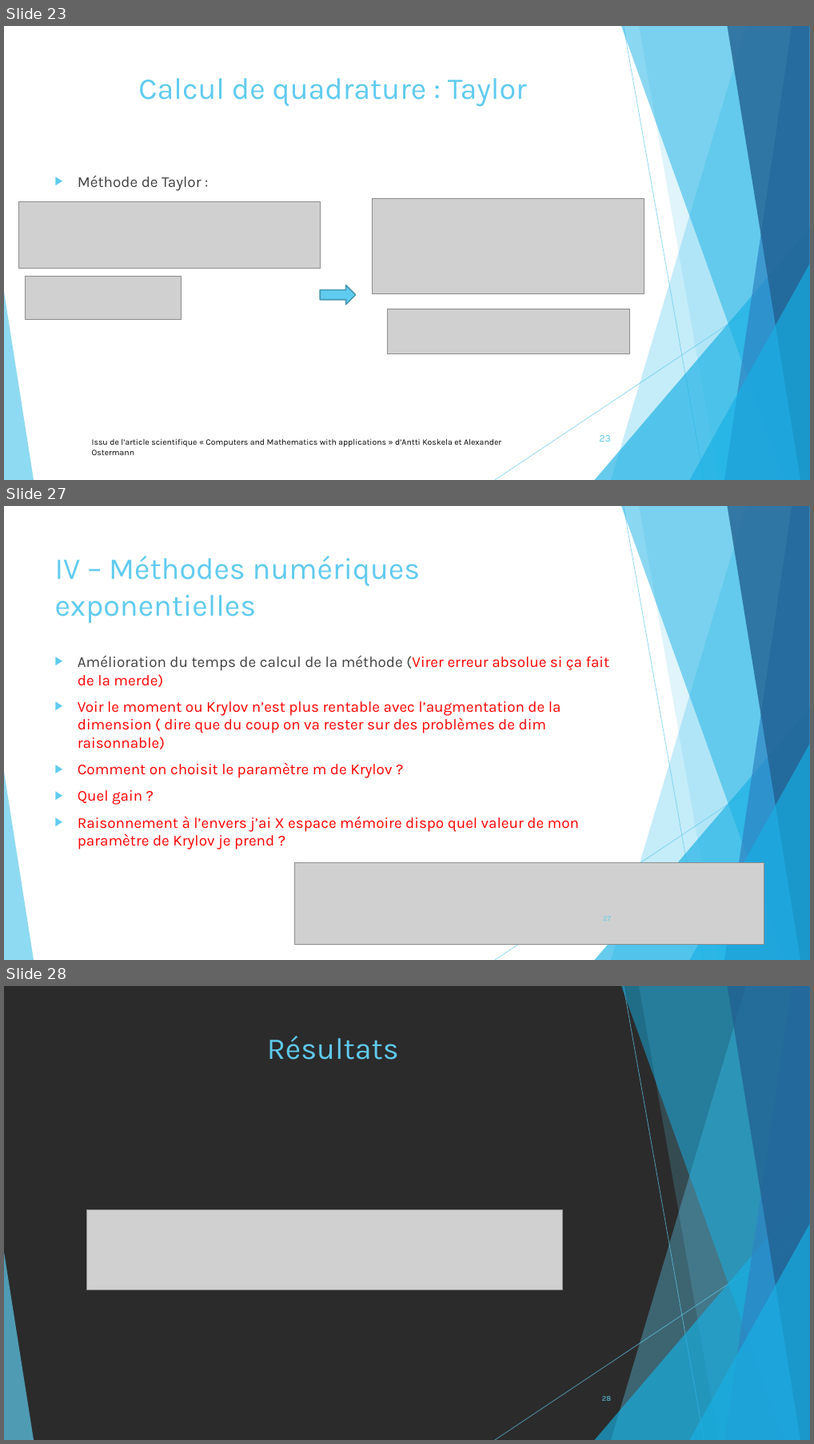
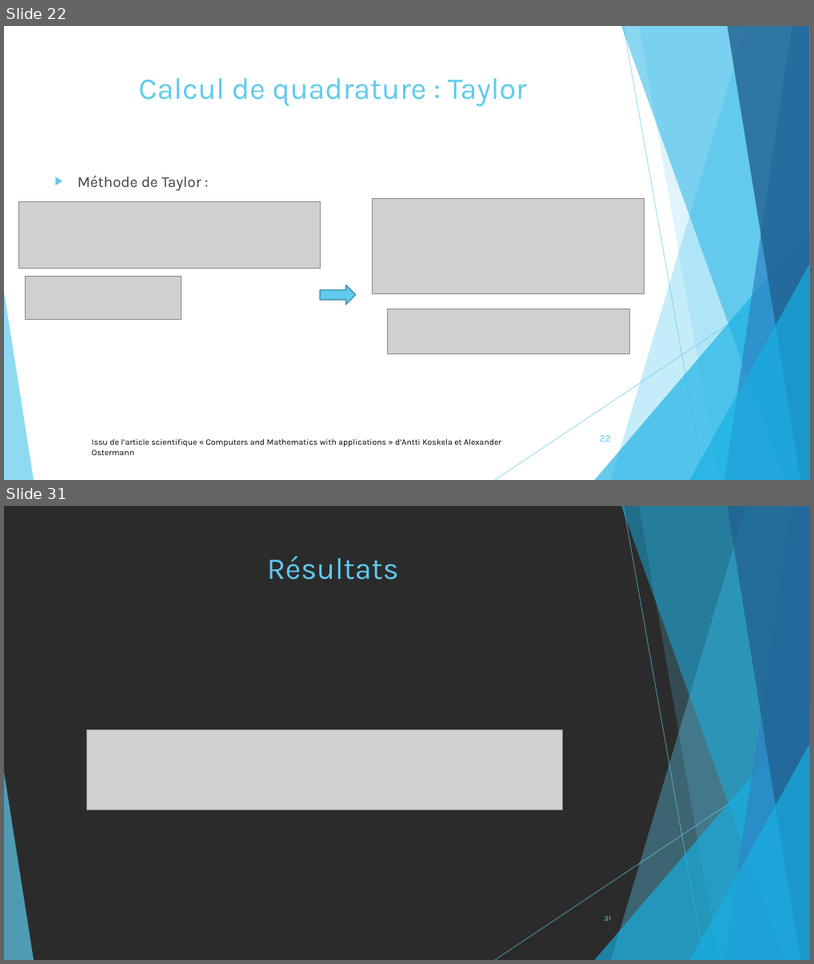
Before and after one commit to pierreXVI/PIE, a slide deck: oral_presentation/Oral_presentation_12_02_2019.pptx. Shown one above the other, each under a label of ours: slides 23, 27 and 28 before the commit, slides 22 and 31 after it; the slides between them are not shown. The pictures are 814x1444 and 814x964 pixels, drawn with LibreOffice and Linux fonts; fonts in the diff are those of the drawing; grey boxes stand for pictures; background and template pictures are left out; a plain dark background stands for a picture behind light text. Boxes give left, top, right and bottom in pixels: in the first picture for what was removed or moved away, otherwise in the second. Text is boxed around its words. In the diff, an @@ line names an element or a change of style, - is before the commit and + after.

```diff
--- a/oral_presentation/Oral_presentation_12_02_2019.pptx
+++ b/oral_presentation/Oral_presentation_12_02_2019.pptx
@@ slide 27 removed at bbox=[4, 506, 810, 960], background #FFFFFF; not listed: 10 template elements that a slide beside it also shows @@
@@ title removed at bbox=[55, 556, 420, 623] @@
-IV – Méthodes numériques exponentielles
@@ text removed at bbox=[78, 656, 610, 849] @@
-▶ Amélioration du temps de calcul de la méthode (Virer erreur absolue si ça fait de la merde)
-▶ Voir le moment ou Krylov n’est plus rentable avec l’augmentation de la dimension ( dire que du coup on va rester sur des problèmes de dim raisonnable)
-▶ Comment on choisit le paramètre m de Krylov ?
-▶ Quel gain ?
-▶ Raisonnement à l’envers j’ai X espace mémoire dispo quel valeur de mon paramètre de Krylov je prend ?
@@ picture removed at bbox=[295, 863, 765, 944] @@
@@ what was slide 23 is now slide 22 @@
@@ page number at bbox=[600, 435, 612, 441]: text changed @@
-23
+22
@@ what was slide 28 is now slide 31 @@
@@ page number at bbox=[604, 916, 611, 920]: text changed @@
-28
+31
```
Also in this commit, not shown: 13 slides changed, 7 slides added, 2 other slides removed, 1 other file.
